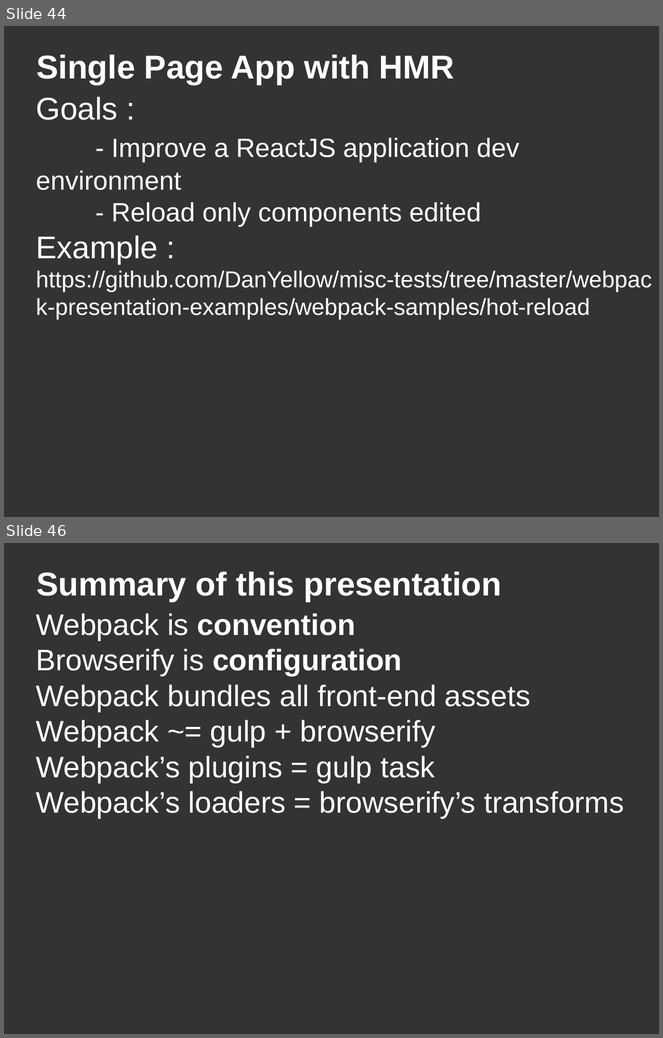
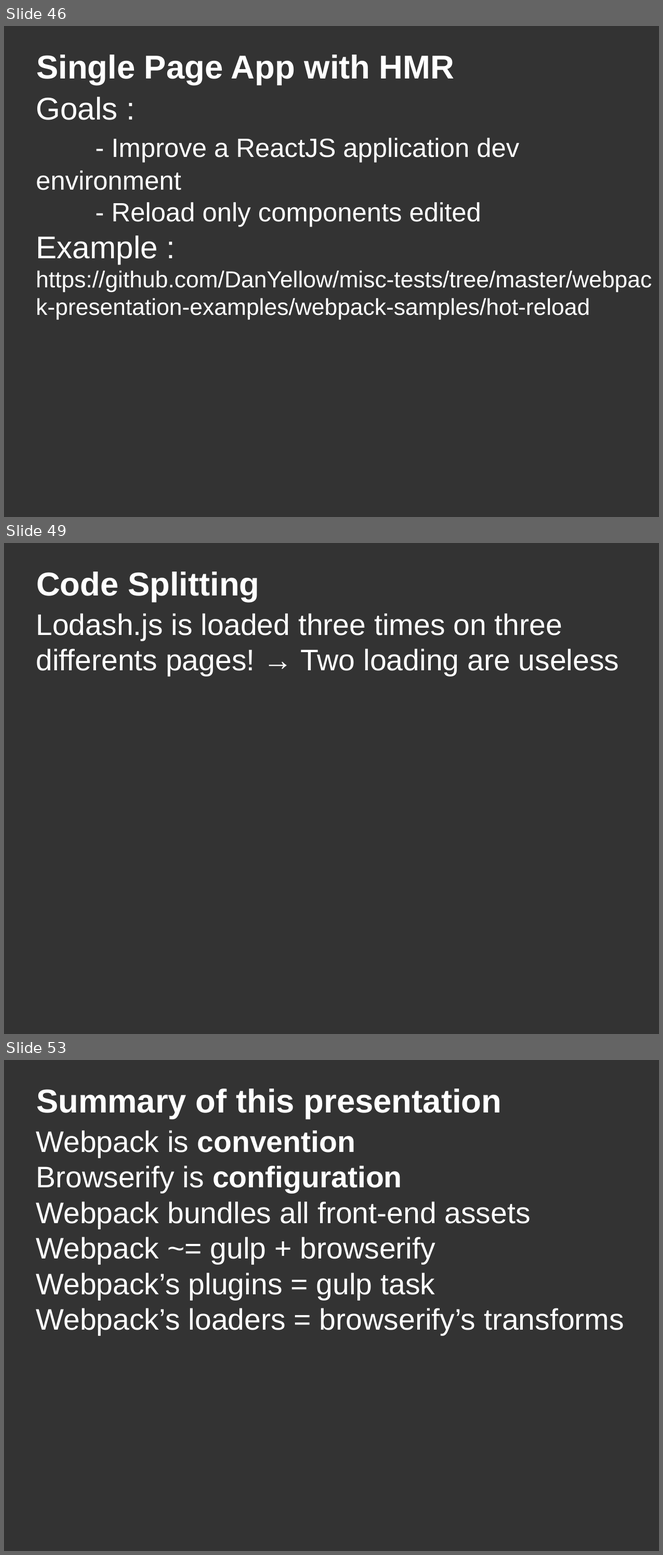
Before and after one commit to DanYellow/misc-tests, a slide deck: webpack-presentation-examples/webpack-presentation.odp. Shown one above the other, each under a label of ours: slides 44 and 46 before the commit, slides 46, 49 and 53 after it; the slides between them are not shown. The pictures are 663x1038 and 663x1555 pixels, drawn with LibreOffice and Linux fonts; fonts in the diff are those of the drawing. Boxes give left, top, right and bottom in pixels: in the first picture for what was removed or moved away, otherwise in the second. Text is boxed around its words. In the diff, an @@ line names an element or a change of style, - is before the commit and + after.

```diff
--- a/webpack-presentation-examples/webpack-presentation.odp
+++ b/webpack-presentation-examples/webpack-presentation.odp
@@ slide 49 added at (x1=4, y1=543, x2=659, y2=1034), background #333333 @@
@@ title added at (x1=36, y1=572, x2=259, y2=602), 40 pt, text #FFFFFF, bold @@
+Code Splitting
@@ title added at (x1=36, y1=613, x2=620, y2=676), 36 pt, text #FFFFFF @@
+Lodash.js is loaded three times on three differents pages! → Two loading are useless
@@ what was slide 44 is now slide 46 @@
@@ what was slide 46 is now slide 53 @@
```
Also in this commit, not shown: 5 slides changed, 6 other slides added, 22 other files.
